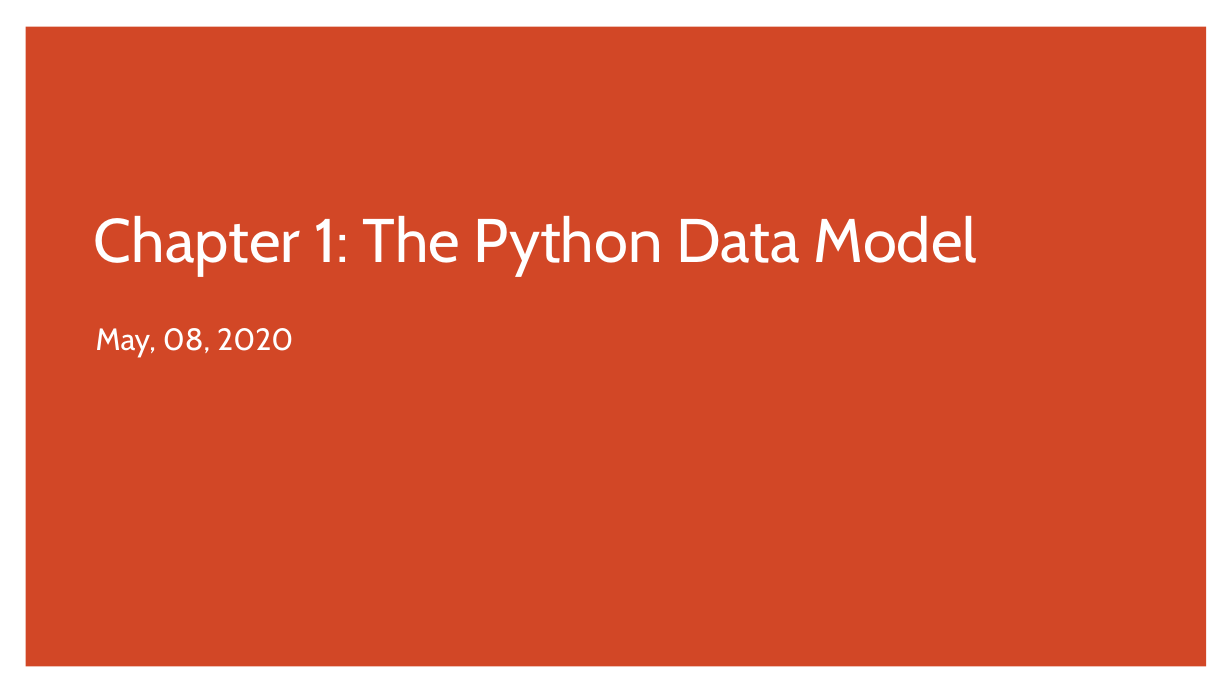
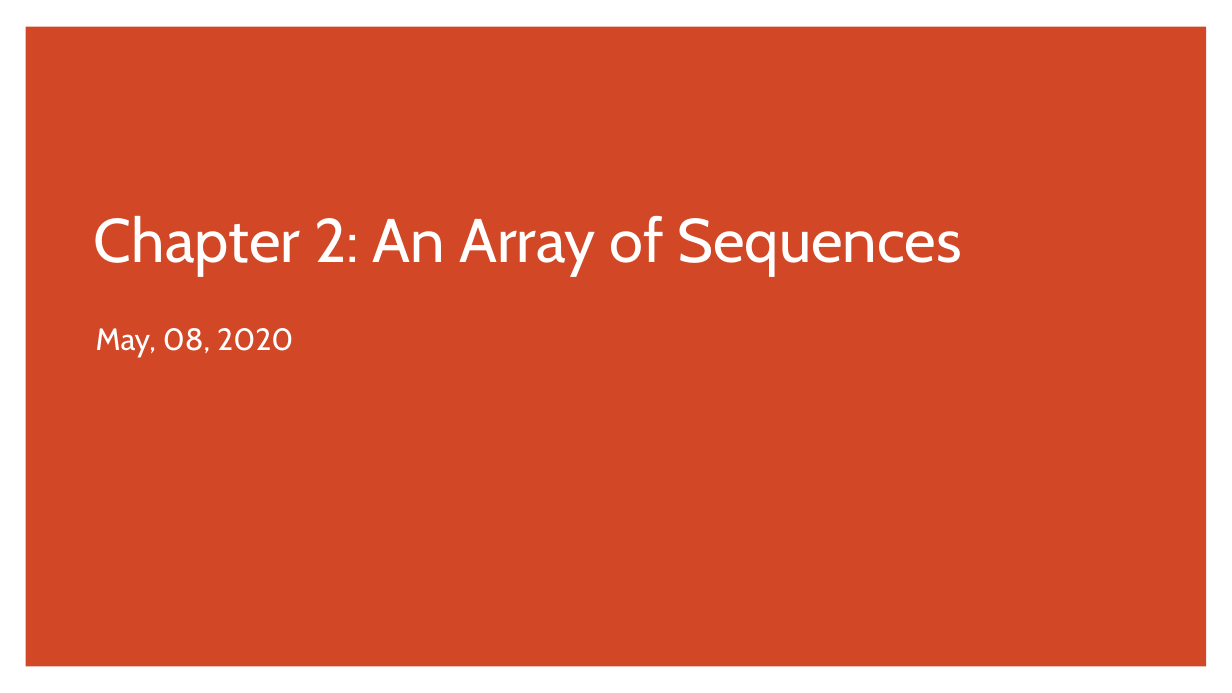
Before and after one commit to drnoname/python_tutorials, a slide deck: slide 1 of python_advanced/Chapter_2_An_Array_of_Sequences/Chapter_2_An_Array_of_Sequences.pptx. Drawn at 1232x693 pixels with LibreOffice and Linux fonts; fonts in the diff are those of the drawing. Boxes give left, top, right and bottom in pixels: in the first picture for what was removed or moved away, otherwise in the second. Text is boxed around its words. In the diff, an @@ line names an element or a change of style, - is before the commit and + after.

Commit message:
update slides

```diff
--- a/python_advanced/Chapter_2_An_Array_of_Sequences/Chapter_2_An_Array_of_Sequences.pptx
+++ b/python_advanced/Chapter_2_An_Array_of_Sequences/Chapter_2_An_Array_of_Sequences.pptx
@@ title at <box>94,216,962,276</box>: text changed @@
-Chapter 1: The Python Data Model
+Chapter 2: An Array of Sequences
```
Also in this commit, not shown: 2 slides removed, 1 other file.
